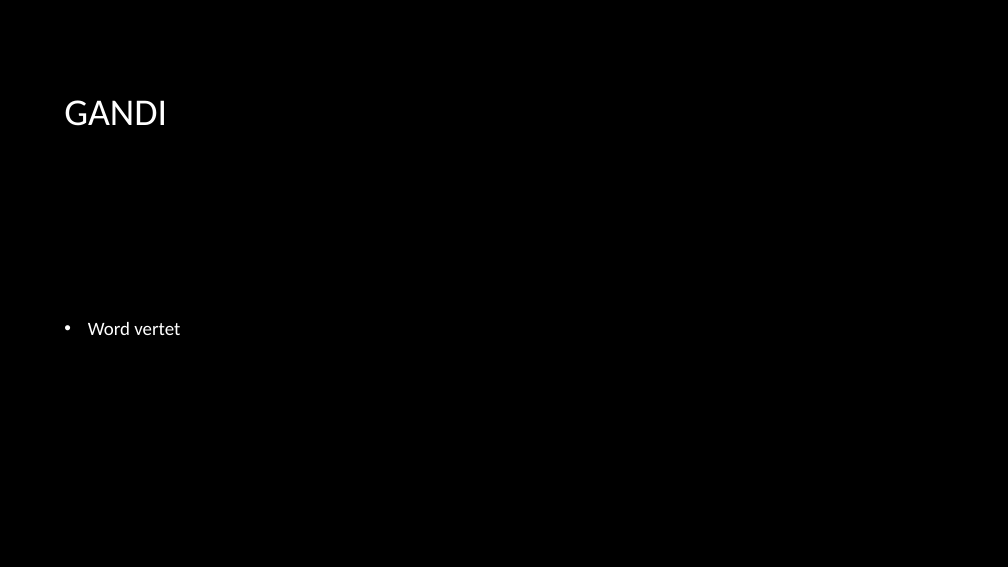
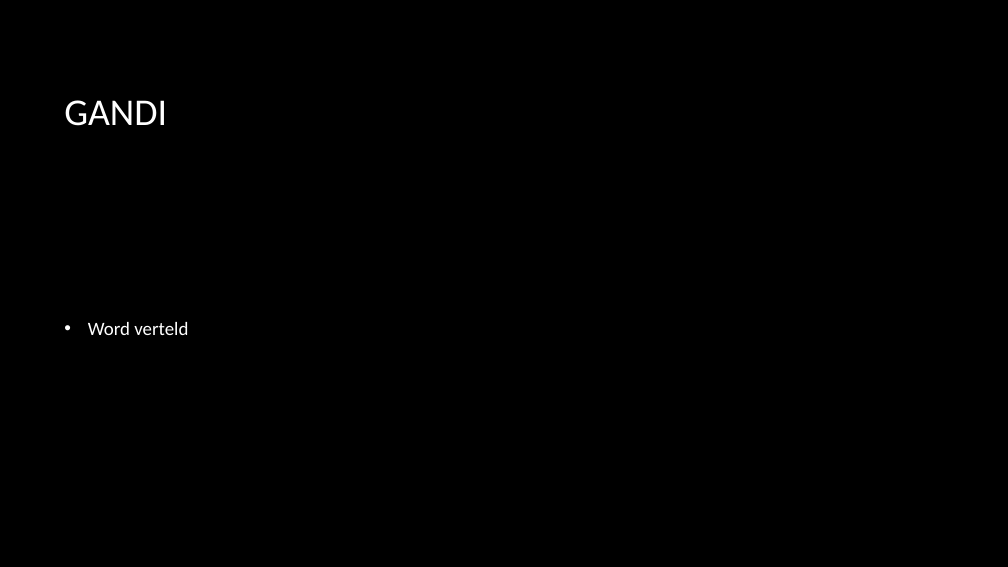
Before and after one commit to Hunter-Salvius/Hunter-Salvius.github.io, a slide deck: slide 5 of wbs/Martin luther king en gandie en obama.pptx. Drawn at 1008x567 pixels with LibreOffice and Linux fonts; fonts in the diff are those of the drawing; background and template pictures are left out. Boxes give left, top, right and bottom in pixels: in the first picture for what was removed or moved away, otherwise in the second. Text is boxed around its words. In the diff, an @@ line names an element or a change of style, - is before the commit and + after.

```diff
--- a/wbs/Martin luther king en gandie en obama.pptx
+++ b/wbs/Martin luther king en gandie en obama.pptx
@@ text at bbox=[88, 322, 188, 335]: text changed @@
-• Word vertet
+• Word verteld
```
Also in this commit, not shown: 6 other slides changed, 6 other files.
